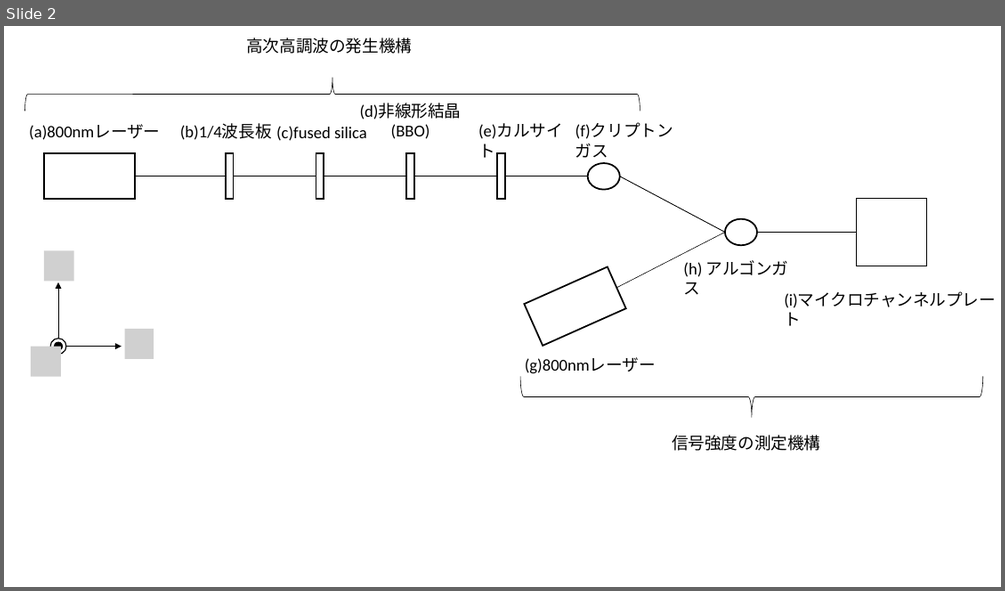
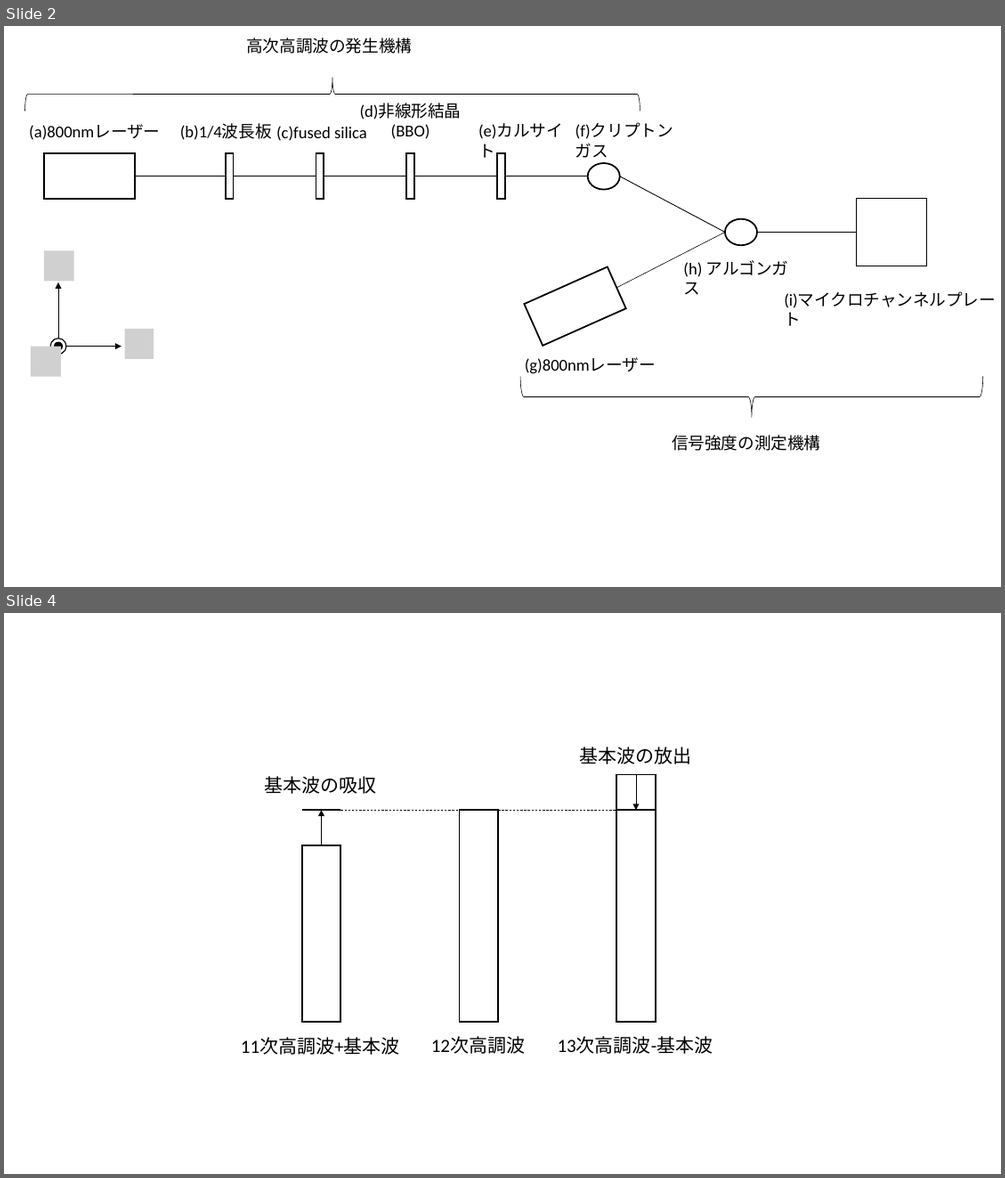
Before and after one commit to Appelingo/Data_Analyze, a slide deck: 図/使用した光学系.pptx. Shown one above the other, each under a label of ours: slide 2 before the commit, slides 2 and 4 after it; the slides between them are not shown. The pictures are 1005x591 and 1005x1178 pixels, drawn with LibreOffice and Linux fonts; fonts in the diff are those of the drawing; grey boxes stand for pictures. Boxes give left, top, right and bottom in pixels: in the first picture for what was removed or moved away, otherwise in the second. Text is boxed around its words. In the diff, an @@ line names an element or a change of style, - is before the commit and + after.

Commit message:
下書き編集、12次高調波の発生機構の図作成

```diff
--- a/図/使用した光学系.pptx
+++ b/図/使用した光学系.pptx
@@ slide 4 added at (4,613,1001,1174), background #FFFFFF @@
@@ text added at (579,747,691,764), 18 pt, text #000000 @@
+基本波の放出
@@ text added at (265,776,377,794), 18 pt, text #000000 @@
+基本波の吸収
@@ rectangle added at (616,774,655,1022), outline #000000 1.5 pt @@
@@ arrow added from (636, 774) to (636, 810), #000000 0.5 pt @@
@@ line added from (301, 810) to (340, 810), #000000 1.5 pt @@
@@ arrow added from (321, 845) to (321, 810), #000000 0.5 pt @@
@@ line added from (340, 810) to (460, 810), #000000 0.5 pt dashed @@
@@ rectangle added at (460,810,498,1022), outline #000000 1.5 pt @@
@@ line added from (498, 810) to (616, 810), #000000 0.5 pt dashed @@
@@ line added from (616, 810) to (655, 810), #000000 1.5 pt @@
@@ rectangle added at (301,845,340,1022), outline #000000 1.5 pt @@
@@ text added at (241,1037,400,1054), 18 pt, text #000000 @@
+11次高調波+基本波
@@ text added at (431,1037,525,1054), 18 pt, text #000000 @@
+12次高調波
@@ text added at (558,1037,713,1054), 18 pt, text #000000 @@
+13次高調波-基本波
```
Also in this commit, not shown: 1 slide changed, 1 slide removed, 6 other files.
